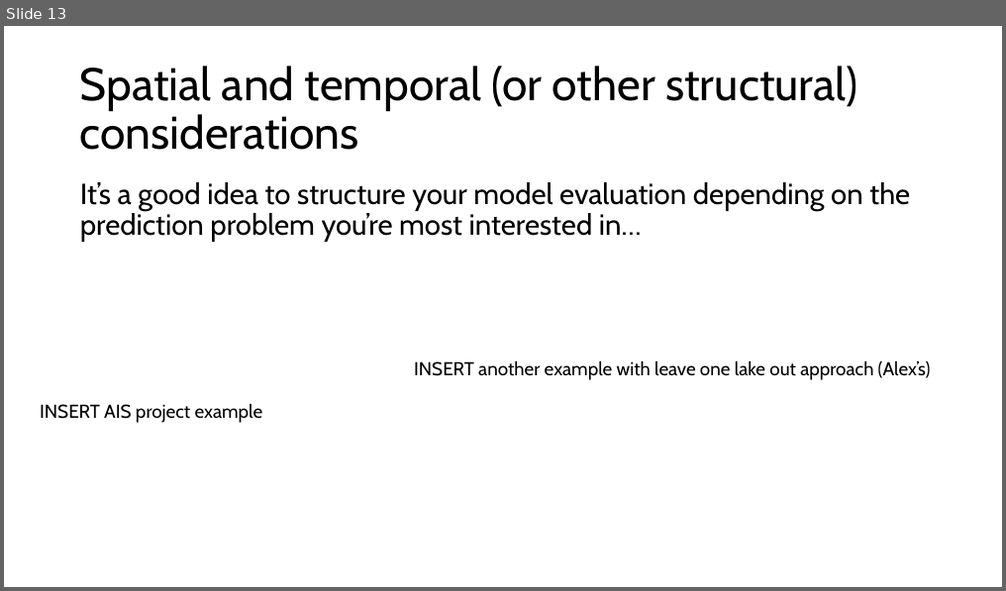
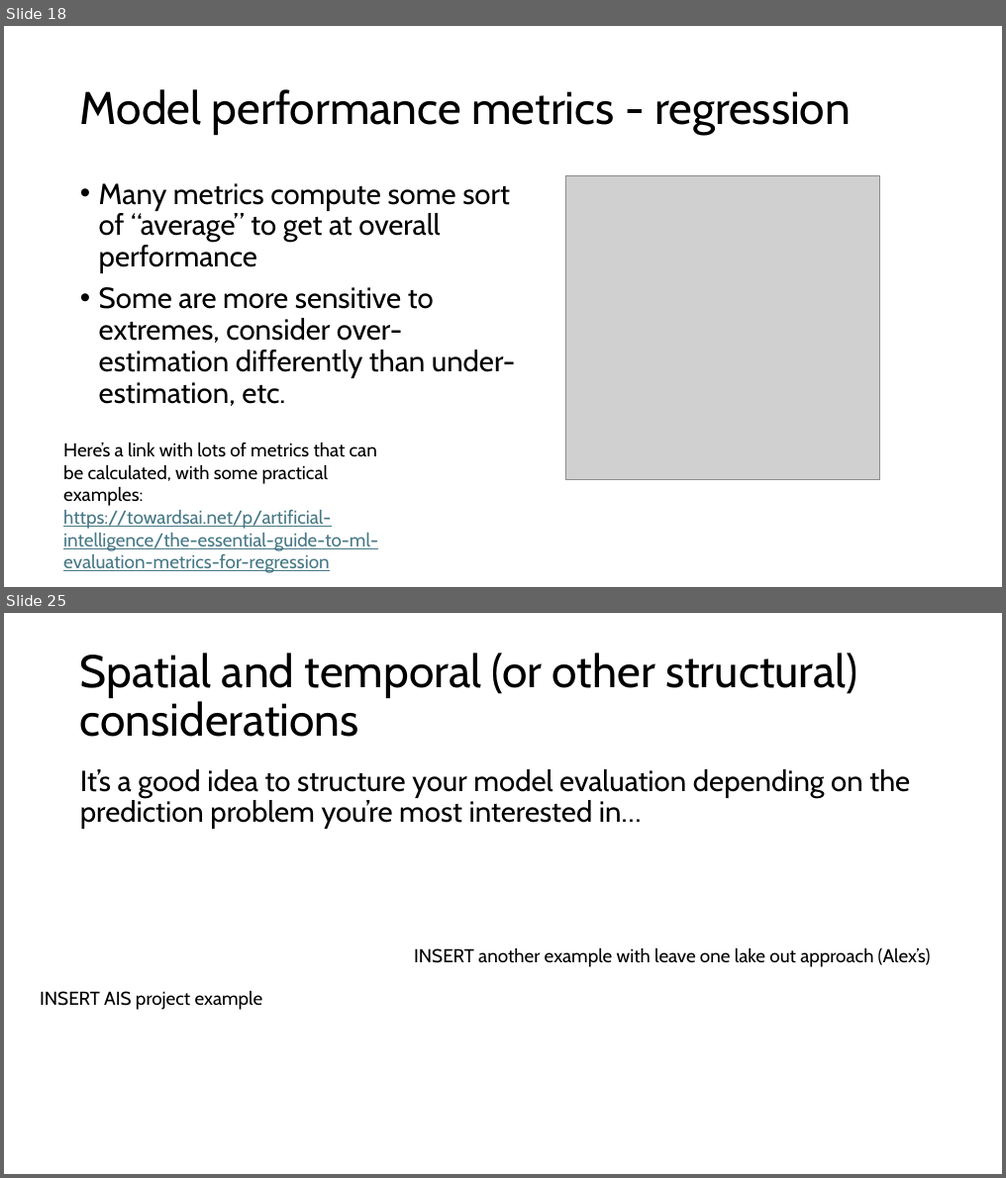
Before and after one commit to grantvagle/ml_methods_workshop, a slide deck: slides/02_model_eval_cv.pptx. Shown one above the other, each under a label of ours: slide 13 before the commit, slides 18 and 25 after it; the slides between them are not shown. The pictures are 1006x591 and 1006x1178 pixels, drawn with LibreOffice and Linux fonts; fonts in the diff are those of the drawing; grey boxes stand for pictures. Boxes give left, top, right and bottom in pixels: in the first picture for what was removed or moved away, otherwise in the second. Text is boxed around its words. In the diff, an @@ line names an element or a change of style, - is before the commit and + after.

```diff
--- a/slides/02_model_eval_cv.pptx
+++ b/slides/02_model_eval_cv.pptx
@@ slide 18 added at bbox=[4, 26, 1002, 587], background #FFFFFF @@
@@ title added at bbox=[80, 89, 850, 135], 44 pt, text #000000 @@
+Model performance metrics - regression
@@ text added at bbox=[99, 183, 515, 406], 28 pt, text #000000 @@
+• Many metrics compute some sort of “average” to get at overall performance
+• Some are more sensitive to extremes, consider over-estimation differently than under-estimation, etc.
@@ picture added at bbox=[566, 175, 880, 480] @@
@@ text added at bbox=[63, 442, 378, 573], 18 pt, text #467886, underline @@
+Here’s a link with lots of metrics that can be calculated, with some practical examples:
+https://towardsai.net/p/artificial-intelligence/the-essential-guide-to-ml-evaluation-metrics-for-regression
@@ what was slide 13 is now slide 25 @@
```
Also in this commit, not shown: 4 slides changed, 23 other slides added, 3 slides removed.
